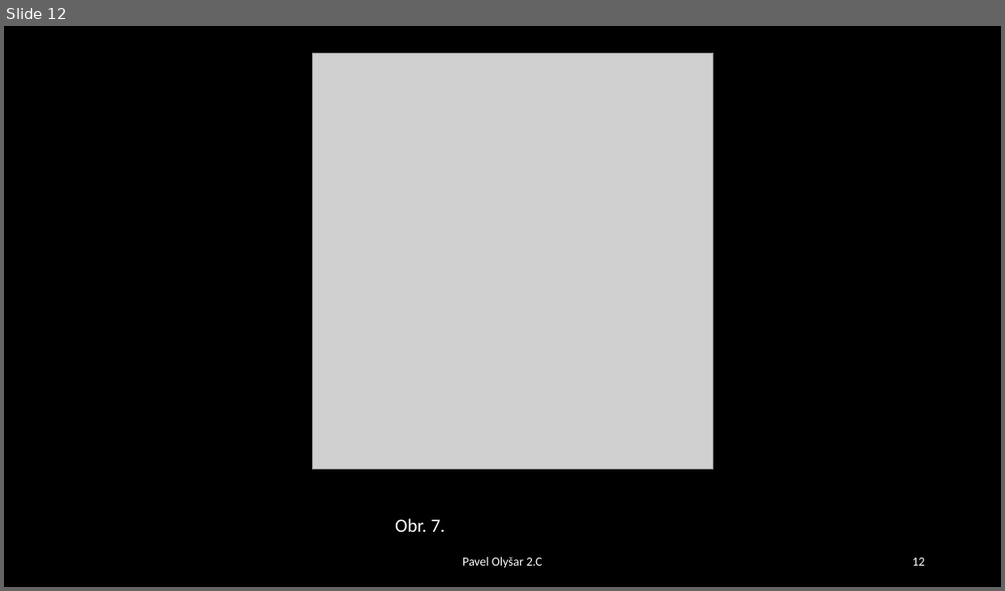
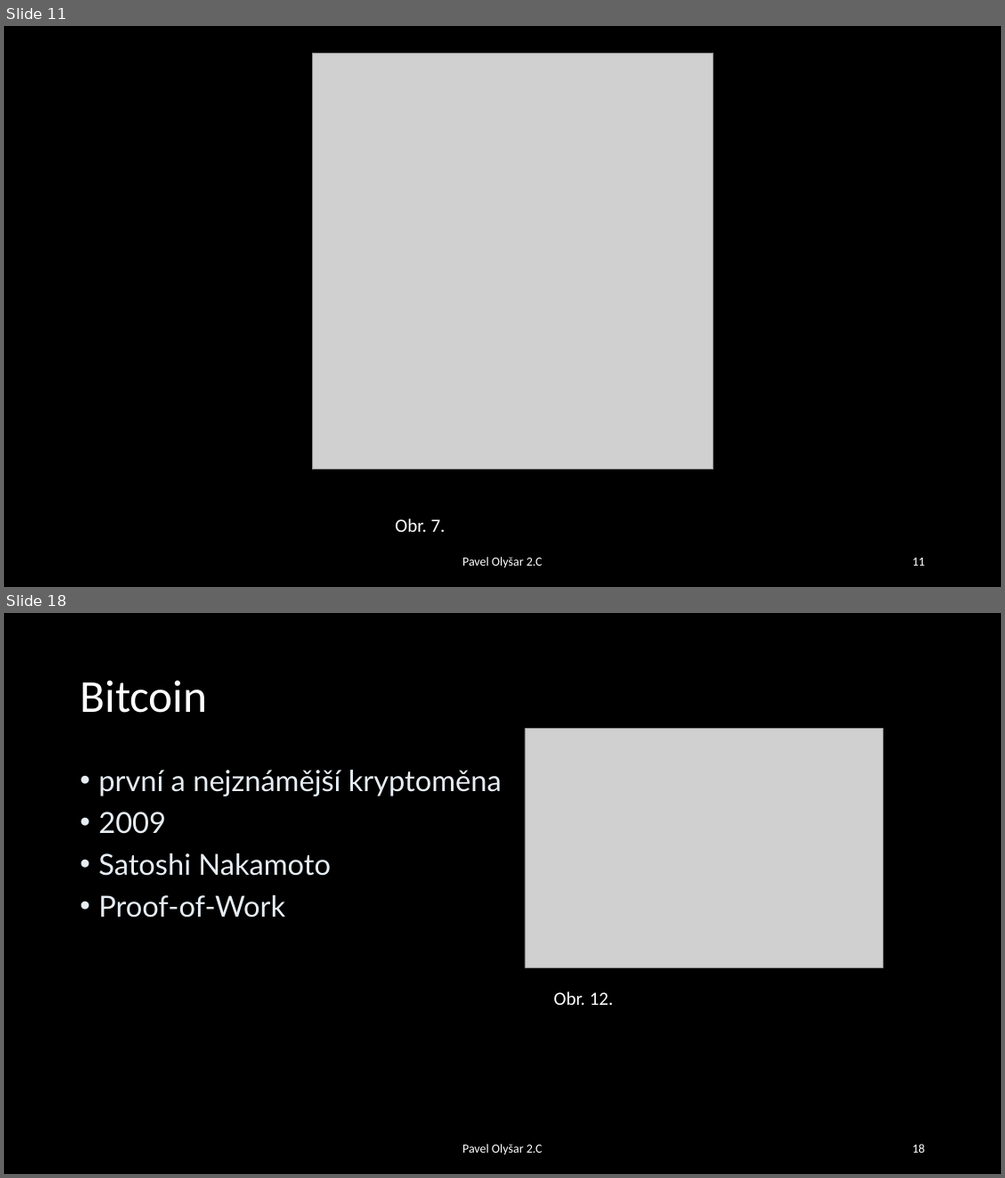
Before and after one commit to PavelOlysar/BlockchainProject, a slide deck: Skripta/Blockchain - Pavel Olyšar.pptx. Shown one above the other, each under a label of ours: slide 12 before the commit, slides 11 and 18 after it; the slides between them are not shown. The pictures are 1005x591 and 1005x1178 pixels, drawn with LibreOffice and Linux fonts; fonts in the diff are those of the drawing; grey boxes stand for pictures. Boxes give left, top, right and bottom in pixels: in the first picture for what was removed or moved away, otherwise in the second. Text is boxed around its words. In the diff, an @@ line names an element or a change of style, - is before the commit and + after.

```diff
--- a/Skripta/Blockchain - Pavel Olyšar.pptx
+++ b/Skripta/Blockchain - Pavel Olyšar.pptx
@@ slide 18 added at box(4, 613, 1001, 1174), background #000000 @@
@@ title added at box(80, 680, 207, 713), 44 pt, text #FFFFFF @@
+Bitcoin
@@ picture added at box(525, 729, 882, 968) @@
@@ text added at box(98, 770, 502, 917), 28 pt, text #E6EDF3 @@
+• první a nejznámější kryptoměna
+• 2009
+• Satoshi Nakamoto
+• Proof-of-Work
@@ text added at box(554, 991, 614, 1005), 18 pt, text #FFFFFF @@
+Obr. 12.
@@ text added at box(462, 1143, 542, 1155), 12 pt, text #FFFFFF @@
+Pavel Olyšar 2.C
@@ page number added at box(912, 1143, 924, 1152), 12 pt, text #FFFFFF @@
+18
@@ what was slide 12 is now slide 11 @@
@@ page number at box(912, 557, 924, 565): text changed @@
-12
+11
```
Also in this commit, not shown: 4 slides changed, 7 other slides added, 1 slide removed.
